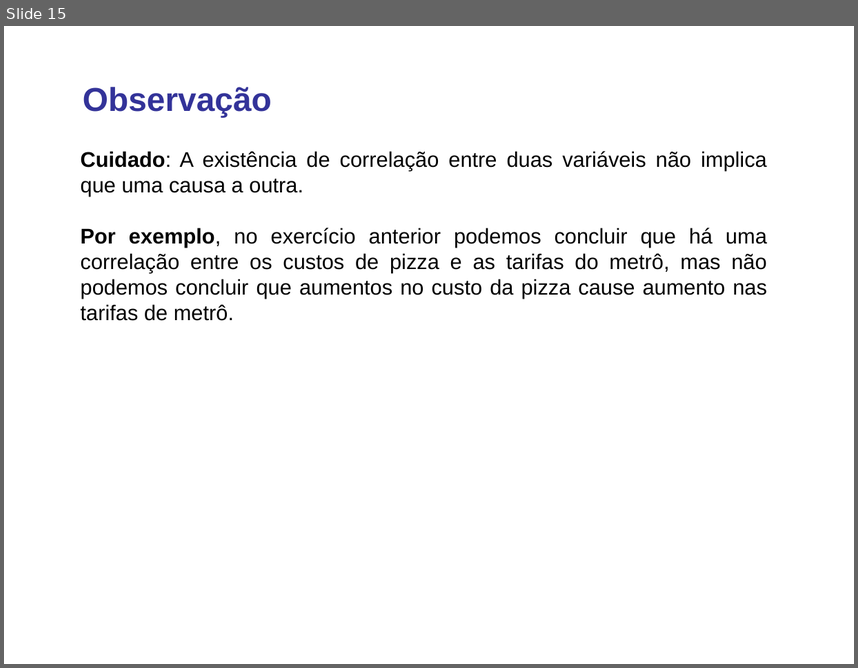
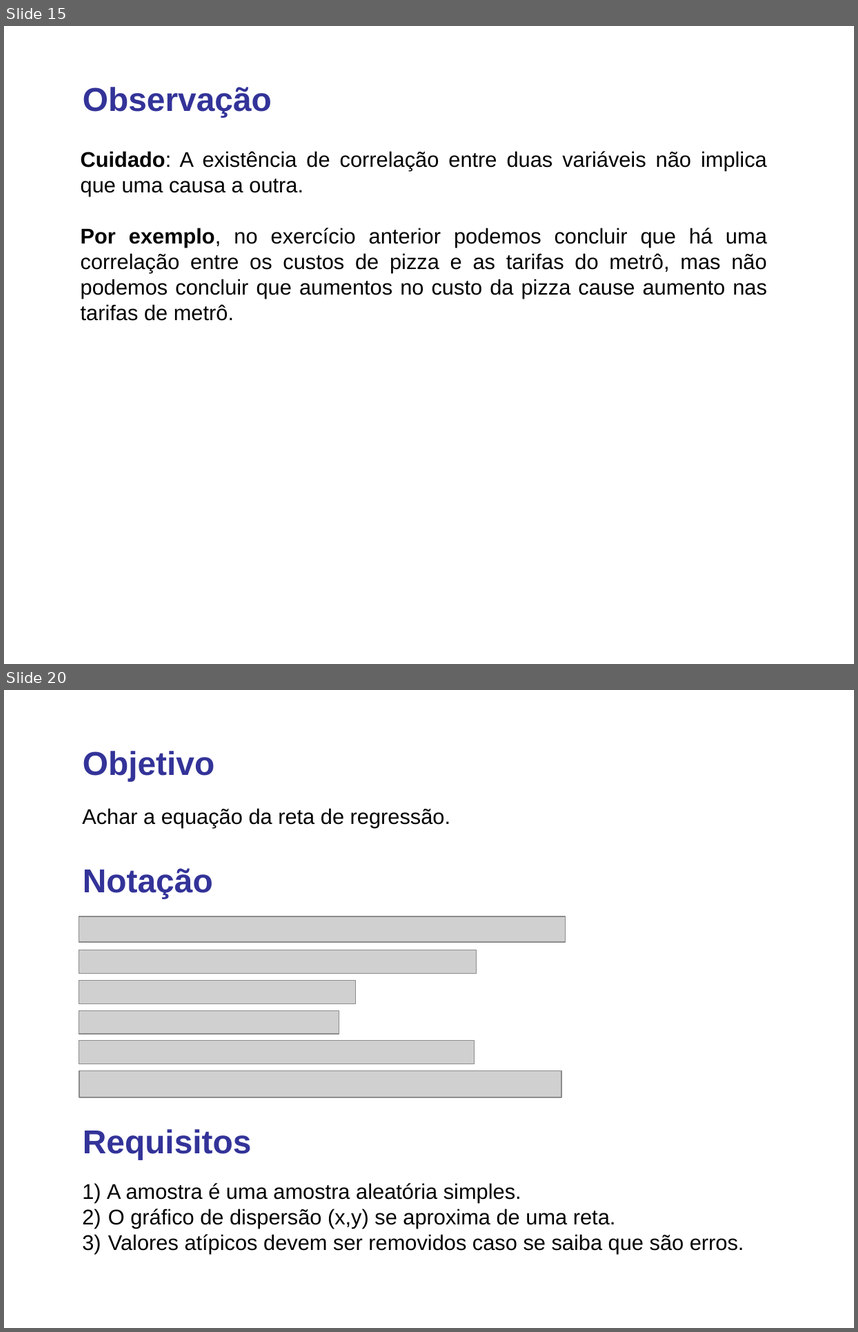
Before and after one commit to lansaviniec/estatistica, a slide deck: 10 correlacao_regressao.ppt. Shown one above the other, each under a label of ours: slide 15 before the commit, slides 15 and 20 after it; the slides between them are not shown. The pictures are 858x668 and 858x1332 pixels, drawn with LibreOffice and Linux fonts; fonts in the diff are those of the drawing; grey boxes stand for pictures. Boxes give left, top, right and bottom in pixels: in the first picture for what was removed or moved away, otherwise in the second. Text is boxed around its words. In the diff, an @@ line names an element or a change of style, - is before the commit and + after.

```diff
--- a/10 correlacao_regressao.ppt
+++ b/10 correlacao_regressao.ppt
@@ slide 20 added at <box>4,690,854,1328</box>, background #FFFFFF @@
@@ text added at <box>83,751,214,781</box>, 28 pt, text #333399, bold @@
+Objetivo
@@ text added at <box>82,808,450,828</box>, 18 pt, text #000000 @@
+Achar a equação da reta de regressão.
@@ text added at <box>83,868,213,898</box>, 28 pt, text #333399, bold @@
+Notação
@@ picture added at <box>79,916,565,942</box> @@
@@ picture added at <box>79,950,477,974</box> @@
@@ picture added at <box>79,980,356,1004</box> @@
@@ picture added at <box>79,1010,339,1034</box> @@
@@ picture added at <box>79,1041,474,1064</box> @@
@@ picture added at <box>79,1071,562,1097</box> @@
@@ text added at <box>83,1129,252,1159</box>, 28 pt, text #333399, bold @@
+Requisitos
@@ text added at <box>107,1183,744,1254</box>, 18 pt, text #000000 @@
+1) A amostra é uma amostra aleatória simples.
+2) O gráfico de dispersão (x,y) se aproxima de uma reta.
+3) Valores atípicos devem ser removidos caso se saiba que são erros.
```
Also in this commit, not shown: 3 slides changed, 11 other slides added, 1 other file.
